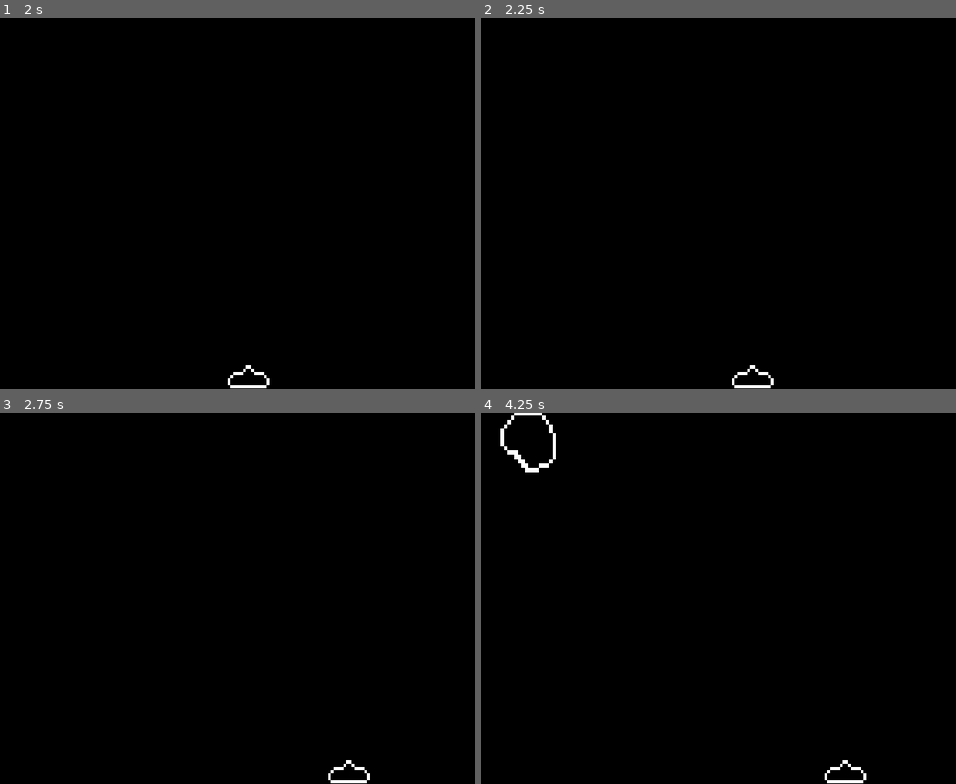
Above: before the commit, frames 1-4 (two rows, left to right).
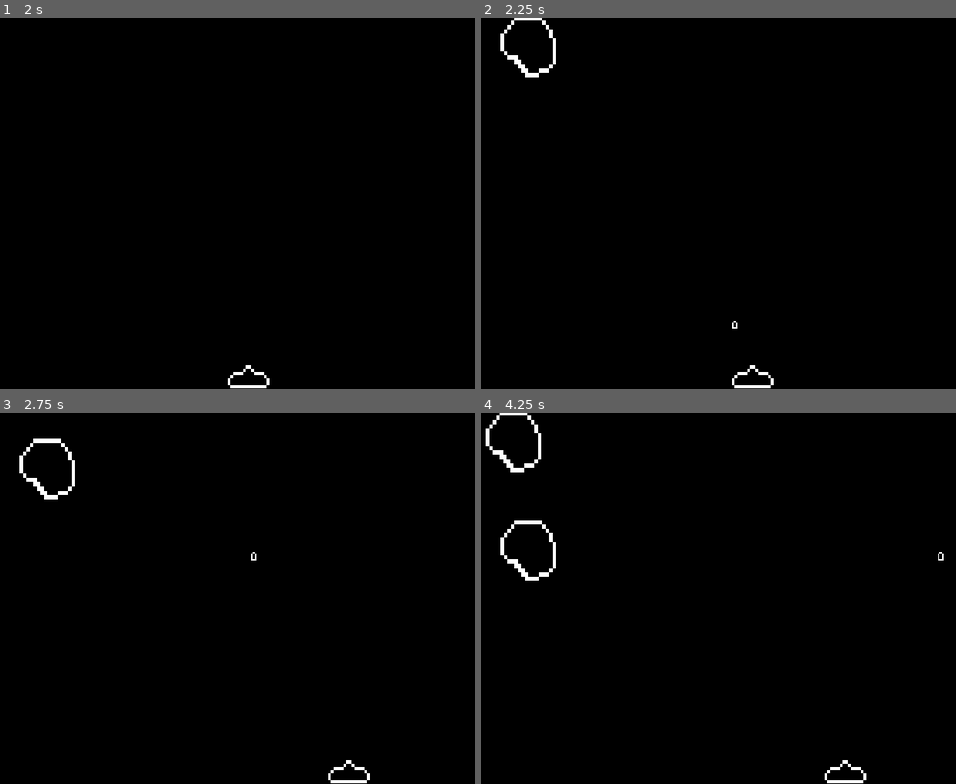
Above: after the commit, the same moments.

Repository: ApianbelleDev/Star-Command
Game: Godot game, scene res://gameplay.tscn
Two runs of this game, one before a commit and one after it. Both use one fixed random seed, a clock stepped at 60 frames per second and the inputs below. The project has no main scene, so this scene is started directly.
Inputs:
- Up to frame 1 (2 s): tap Enter at 0.5 s; hold D (Move right) 0.53-1.28 s; tap Space (Fire) at 0.6, 1.35 s; hold Left (Move left) from 1.28 s (still down)
- Up to frame 2 (2.25 s): release Left (Move left) at 2.03 s; hold D (Move right) from 2.03 s (still down); tap Space (Fire) at 2.1 s
- Up to frame 3 (2.75 s): keep holding D (Move right)
- Up to frame 4 (4.25 s): tap Space (Fire) at 2.85, 3.6 s; release D (Move right) at 3.53 s; hold Left (Move left) from 3.53 s (still down)

Frame 1 is identical in both runs. In frame 2, 0.4% of the frame differs, in the area x 4-54%, y 0-84%; in frame 3, 0.4%; in frame 4, 1.0%, in the area x 0-98%, y 0-46%.

Commit message:
Added controller support + a few minor tweaks
- The project now has controller support
- Bullets are now subtracted from a bullet count when shot, and are "replaced" when the bullet either hits the top of the screen, or hits a comet.
- simple score counter printed to the console, which *will* get reused in an actual UI

Diff:
--- a/Bullet.gd
+++ b/Bullet.gd
@@ -5,10 +5,15 @@
 # Called every frame. 'delta' is the elapsed time since the previous frame.
 func _process(delta):
 	position -= transform.y * speed * delta
-
+	if position.y <= 0:
+		queue_free()
+		GlobalVars.bullet_count += 1
+		print("Bullet replaced")
 
 func OnCollisionEnter(body):
-	GlobalVars.bullet_count += 1
+	GlobalVars.bullet_count = 1
+	GlobalVars.score += 10
 	print("Bullet replaced")
+	print("Score:", GlobalVars.score)
 	body.queue_free()
 	queue_free()
--- a/PlayerController2D.gd
+++ b/PlayerController2D.gd
@@ -6,13 +6,13 @@
 func _physics_process(delta):
 	velocity = transform.x * Input.get_axis("Move left", "Move right") * speed * delta
 	move_and_slide()
-func _process(delta):
+func _process(_delta):
 	if Input.is_action_just_pressed("Fire"):
 		shoot()
 func shoot():
-	if (GlobalVars.bullet_count == 1):
+	if (GlobalVars.bullet_count >= 1):
+		print("Bullet used")
 		var b = Bullet.instantiate()
 		owner.add_child(b)
 		b.global_transform = $Marker2D.global_transform
-	GlobalVars.bullet_count -= 1
-	print("Bullet used")
+	GlobalVars.bullet_count = 0
--- a/gameplay.tscn
+++ b/gameplay.tscn
@@ -13,7 +13,7 @@
 scale = Vector2(6, 6)
 
 [node name="Timer" type="Timer" parent="."]
-wait_time = 4.0
+wait_time = 2.0
 autostart = true
 script = ExtResource("2_uwr0c")
 Comet = ExtResource("2_5tgnr")
--- a/global_vars.gd
+++ b/global_vars.gd
@@ -1,3 +1,4 @@
 extends Node
 
 var bullet_count = 1
+var score = 0;
--- a/project.godot
+++ b/project.godot
@@ -29,22 +29,27 @@
 "deadzone": 0.5,
 "events": [Object(InputEventKey,"resource_local_to_scene":false,"resource_name":"","device":-1,"window_id":0,"alt_press …(182 unchanged characters)…
 , Object(InputEventKey,"resource_local_to_scene":false,"resource_name":"","device":-1,"window_id":0,"alt_pressed":false,"shift_pressed":false,"ctrl_pressed":false,"meta_pressed":false,"pressed":false,"keycode":0,"physical_keycode":65,"key_label":0,"unicode":97,"echo":false,"script":null)
+, Object(InputEventJoypadButton,"resource_local_to_scene":false,"resource_name":"","device":-1,"button_index":13,"pressure":0.0,"pressed":true,"script":null)
 ]
 }
 "Move right"={
 "deadzone": 0.5,
 "events": [Object(InputEventKey,"resource_local_to_scene":false,"resource_name":"","device":-1,"window_id":0,"alt_pressed":false,"shift_pressed":false,"ctrl_pressed":false,"meta_pressed":false,"pressed":false,"keycode":0,"physical_keycode":68,"key_label":0,"unicode":100,"echo":false,"script":null)
 , Object(InputEventKey,"resource_local_to_scene":false,"resource_name":"","device":-1,"window_id":0,"alt_pressed":false,"shift_pressed":false,"ctrl_pressed":false,"meta_pressed":false,"pressed":false,"keycode":0,"physical_keycode":4194321,"key_label":0,"unicode":0,"echo":false,"script":null)
+, Object(InputEventJoypadButton,"resource_local_to_scene":false,"resource_name":"","device":-1,"button_index":14,"pressure":0.0,"pressed":true,"script":null)
 ]
 }
 Fire={
 "deadzone": 0.5,
 "events": [Object(InputEventKey,"resource_local_to_scene":false,"resource_name":"","device":-1,"window_id":0,"alt_pressed":false,"shift_pressed":false,"ctrl_pressed":false,"meta_pressed":false,"pressed":false,"keycode":0,"physical_keycode":32,"key_label":0,"unicode":32,"echo":false,"script":null)
+, Object(InputEventJoypadButton,"resource_local_to_scene":false,"resource_name":"","device":-1,"button_index":0,"pressure":0.0,"pressed":true,"script":null)
+, Object(InputEventJoypadButton,"resource_local_to_scene":false,"resource_name":"","device":-1,"button_index":1,"pressure":0.0,"pressed":true,"script":null)
 ]
 }
 Pause={
 "deadzone": 0.5,
 "events": [Object(InputEventKey,"resource_local_to_scene":false,"resource_name":"","device":-1,"window_id":0,"alt_press …(182 unchanged characters)…
+, Object(InputEventJoypadButton,"resource_local_to_scene":false,"resource_name":"","device":-1,"button_index":6,"pressure":0.0,"pressed":true,"script":null)
 ]
 }
 
